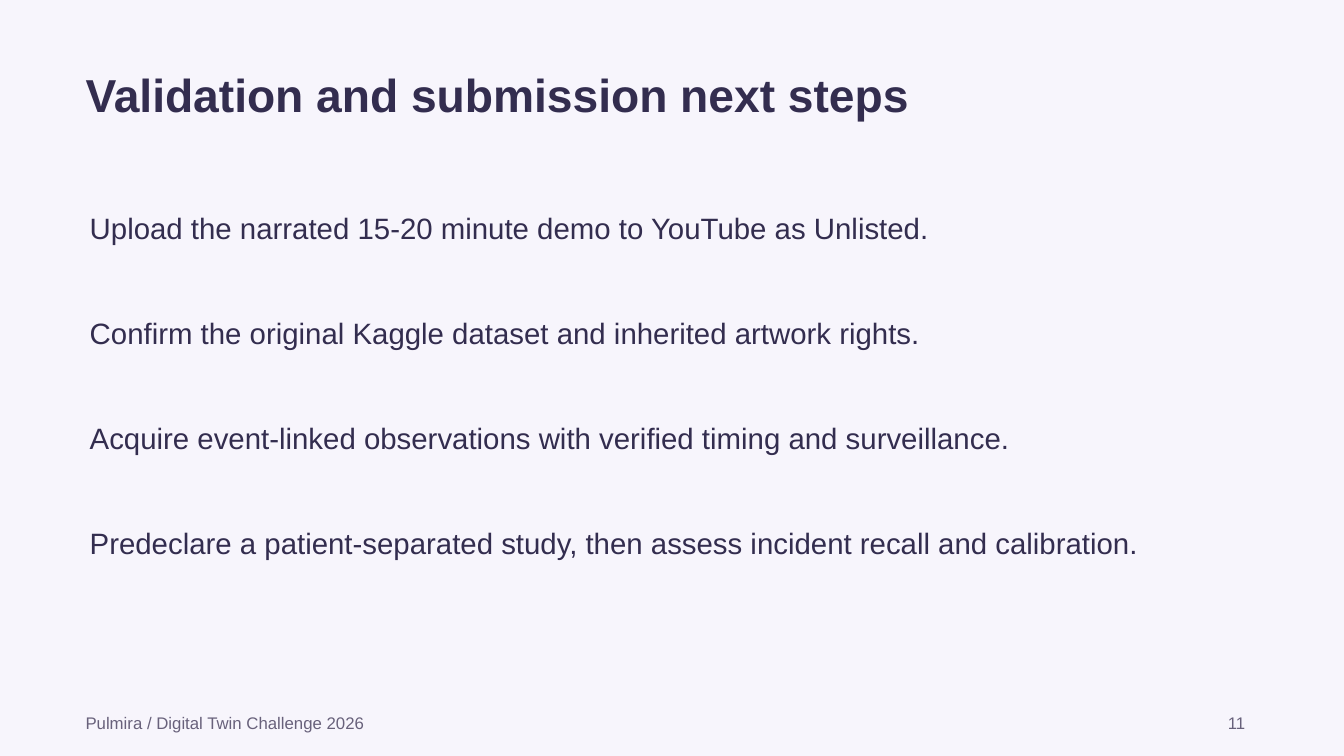
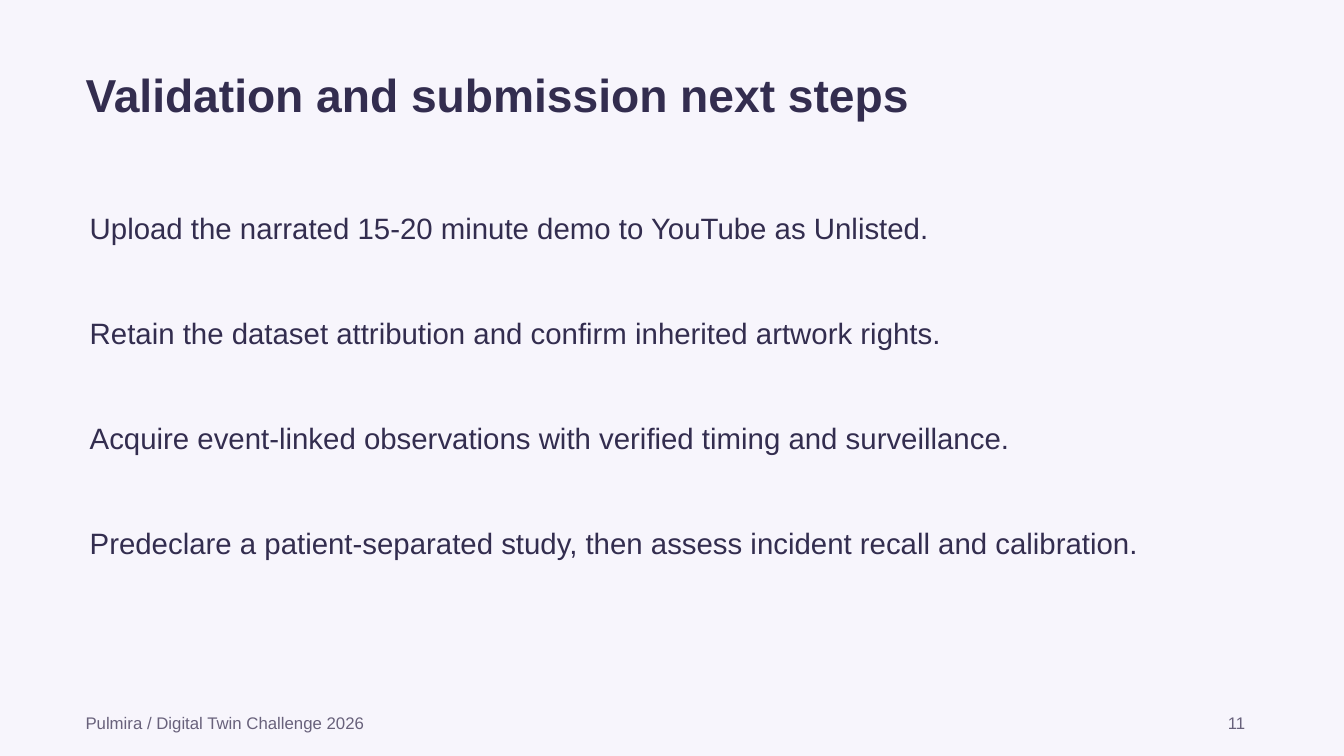
Before and after one commit to GuruyuganKarthik8377/Pulmira, a slide deck: slide 11 of docs/Pulmira_Presentation.pptx. Drawn at 1344x756 pixels with LibreOffice and Linux fonts; fonts in the diff are those of the drawing. Boxes give left, top, right and bottom in pixels: in the first picture for what was removed or moved away, otherwise in the second. Text is boxed around its words. In the diff, an @@ line names an element or a change of style, - is before the commit and + after.

Commit message:
Update dataset attribution and documentation

```diff
--- a/docs/Pulmira_Presentation.pptx
+++ b/docs/Pulmira_Presentation.pptx
@@ text at (90, 322, 940, 349): text changed @@
-Confirm the original Kaggle dataset and inherited artwork rights.
+Retain the dataset attribution and confirm inherited artwork rights.
```
Also in this commit, not shown: 1 other slide changed, 14 other files.
